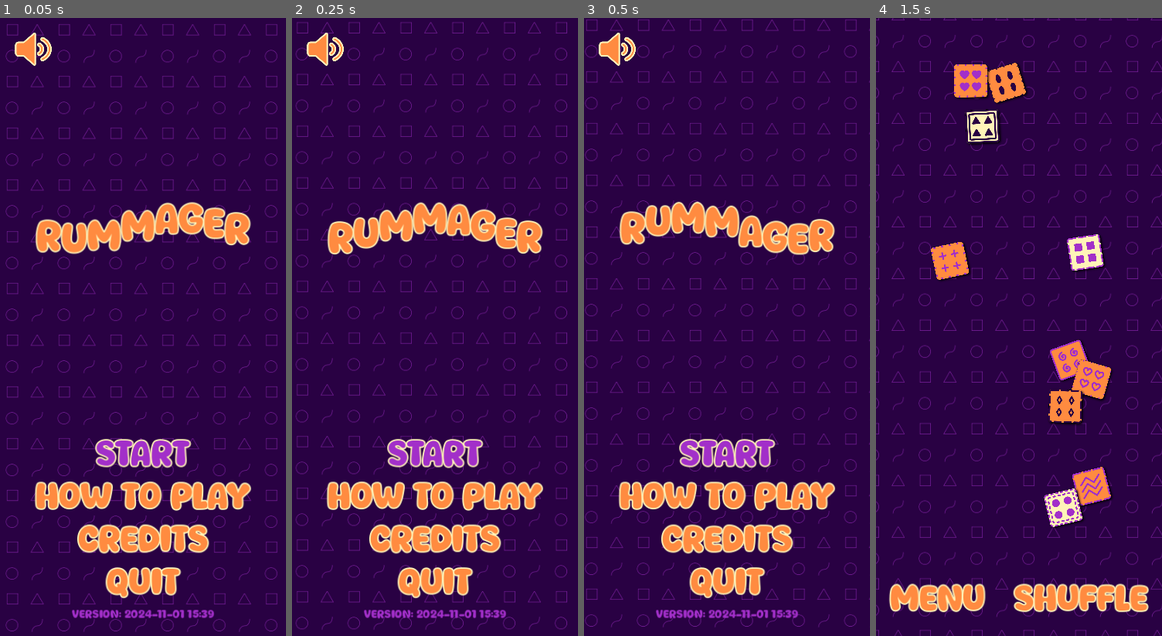
Above: before the commit, frames 1-4 (left to right).
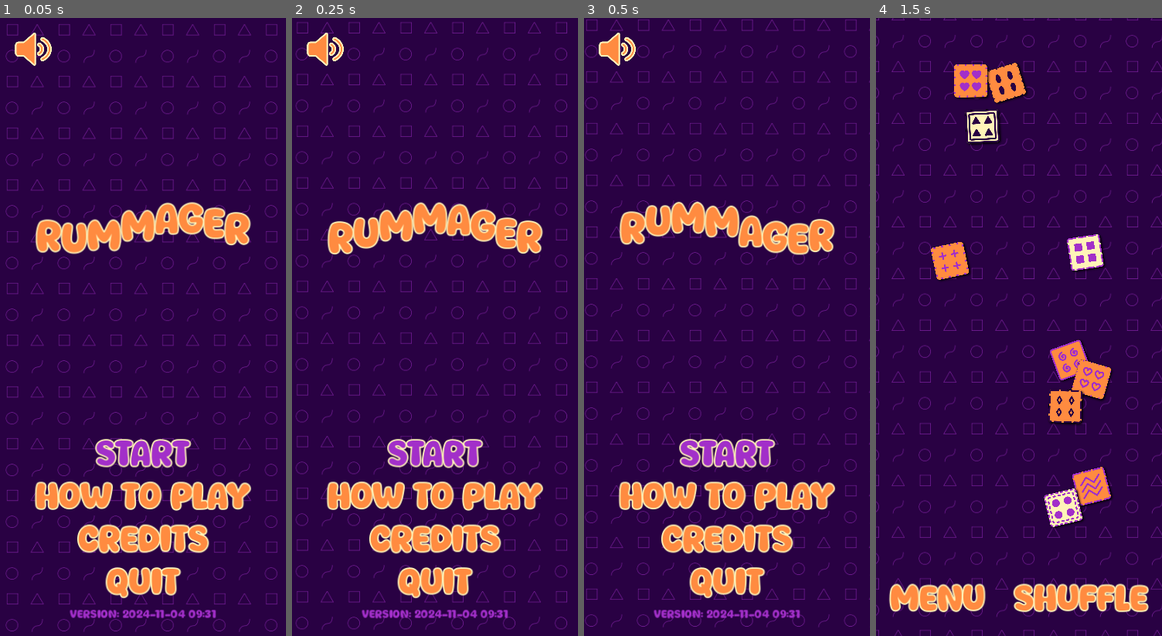
Above: after the commit, the same moments.

Repository: magopian/rummager
Game: Godot game, scene res://start_menu.tscn
Two runs of this game, one before a commit and one after it. Both use one fixed random seed, a clock stepped at 60 frames per second and the inputs below.
Inputs:
- Up to frame 1 (0.05 s): no input
- Up to frame 2 (0.25 s): no input
- Up to frame 3 (0.5 s): no input
- Up to frame 4 (1.5 s): click "START" at 0.5 s; click "Let's go!" at 1.25 s

The runs differ from the first frame. In frame 1, 0.5% of the frame differs, in the area x 24-76%, y 95-98%; in frame 2, 0.5%; in frame 3, 0.5%; in frame 4, nothing differs.

Commit message:
Bump version number

Diff:
--- a/project.godot
+++ b/project.godot
@@ -11,7 +11,7 @@
 [application]
 
 config/name="Rummager"
-config/version="2024-11-01 15:39"
+config/version="2024-11-04 09:31"
 run/main_scene="res://start_menu.tscn"
 config/features=PackedStringArray("4.3", "Mobile")
 boot_splash/image="res://assets/boot_splash.png"
